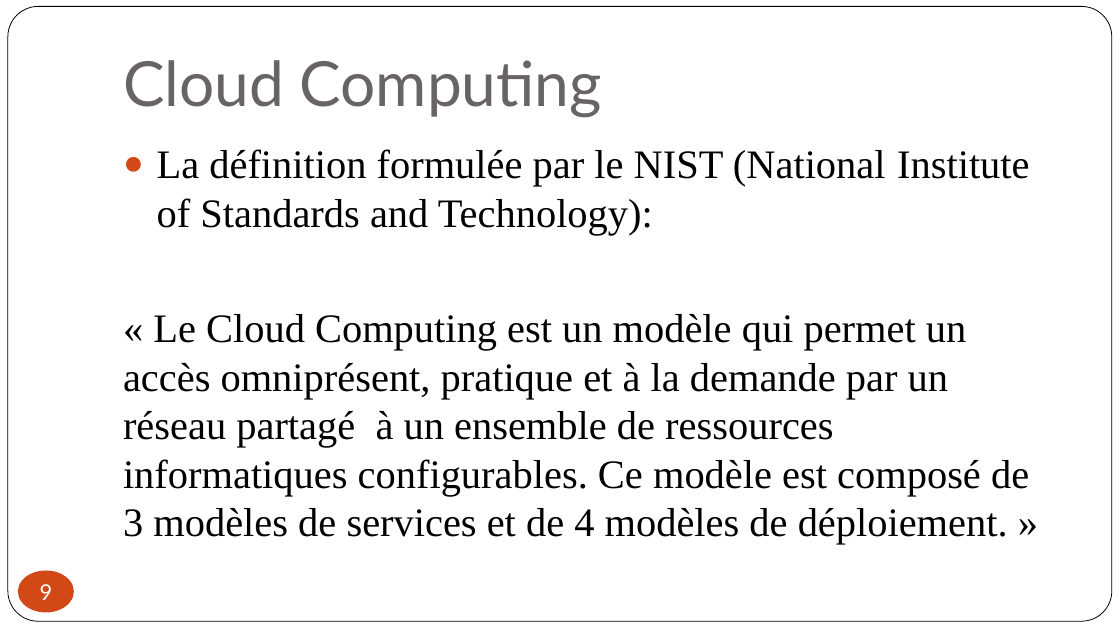
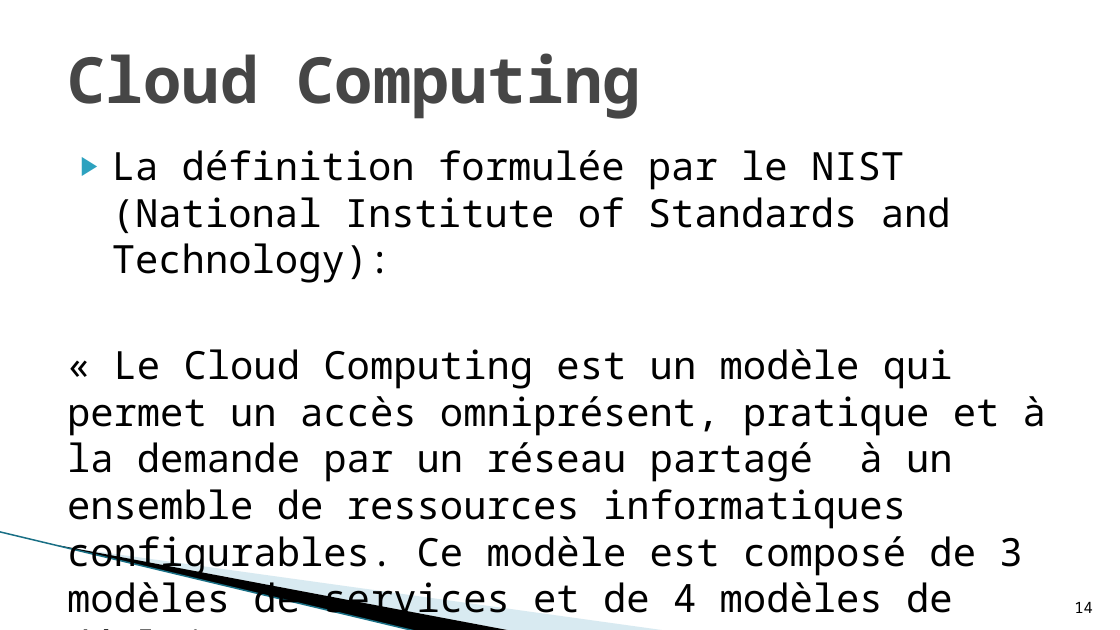
Before and after one commit to soufianeBenRahim/memoire-master, a slide deck: slide 14 of presentation-final.pptx (slide 9 before the commit). Drawn at 1120x630 pixels with LibreOffice and Linux fonts; fonts in the diff are those of the drawing; background and template pictures are left out. Boxes give left, top, right and bottom in pixels: in the first picture for what was removed or moved away, otherwise in the second. Text is boxed around its words. In the diff, an @@ line names an element or a change of style, - is before the commit and + after.

```diff
--- a/presentation-final.pptx
+++ b/presentation-final.pptx
@@ rounded rectangle removed at bbox=[8, 7, 1112, 622] @@
@@ title "Cloud Computing": place and size @@
-title "Cloud Computing" at bbox=[123, 60, 602, 118]
+title "Cloud Computing" at bbox=[67, 53, 641, 119]
@@ title "Cloud Computing" at bbox=[67, 53, 641, 119]: size 40 to 41 pt, font Lato to Noto Sans Mono, text colour #696464 to #464646, bold on; vertical alignment bottom to middle @@
@@ text "La définition formulée par le ...": place and size @@
-text "La définition formulée par le ..." at bbox=[123, 149, 1029, 544]
+text "La définition formulée par le ..." at bbox=[67, 150, 1046, 623]
@@ text "La définition formulée par le ..." at bbox=[67, 150, 1046, 623]: size 26 to 25 pt, font Times New Roman to Noto Sans Mono; bullet ● to ▶; less space between paragraphs; bullet colour #D34817 to #2DA2BF @@
@@ freeform shape added at bbox=[87, 459, 553, 591], fill #A0CBDC at 40% opacity @@
@@ freeform shape added at bbox=[0, 531, 459, 608], fill #000000 @@
@@ line added from (0, 532) to (416, 630), #97C5D8 0.95 pt @@
@@ page number removed at bbox=[18, 570, 74, 613] @@
-9
@@ page number added at bbox=[1074, 601, 1093, 613], 10 pt, text #000000 @@
+14
```
Also in this commit, not shown: 2 other slides changed, 25 slides added, 29 slides removed, 1 other file.
